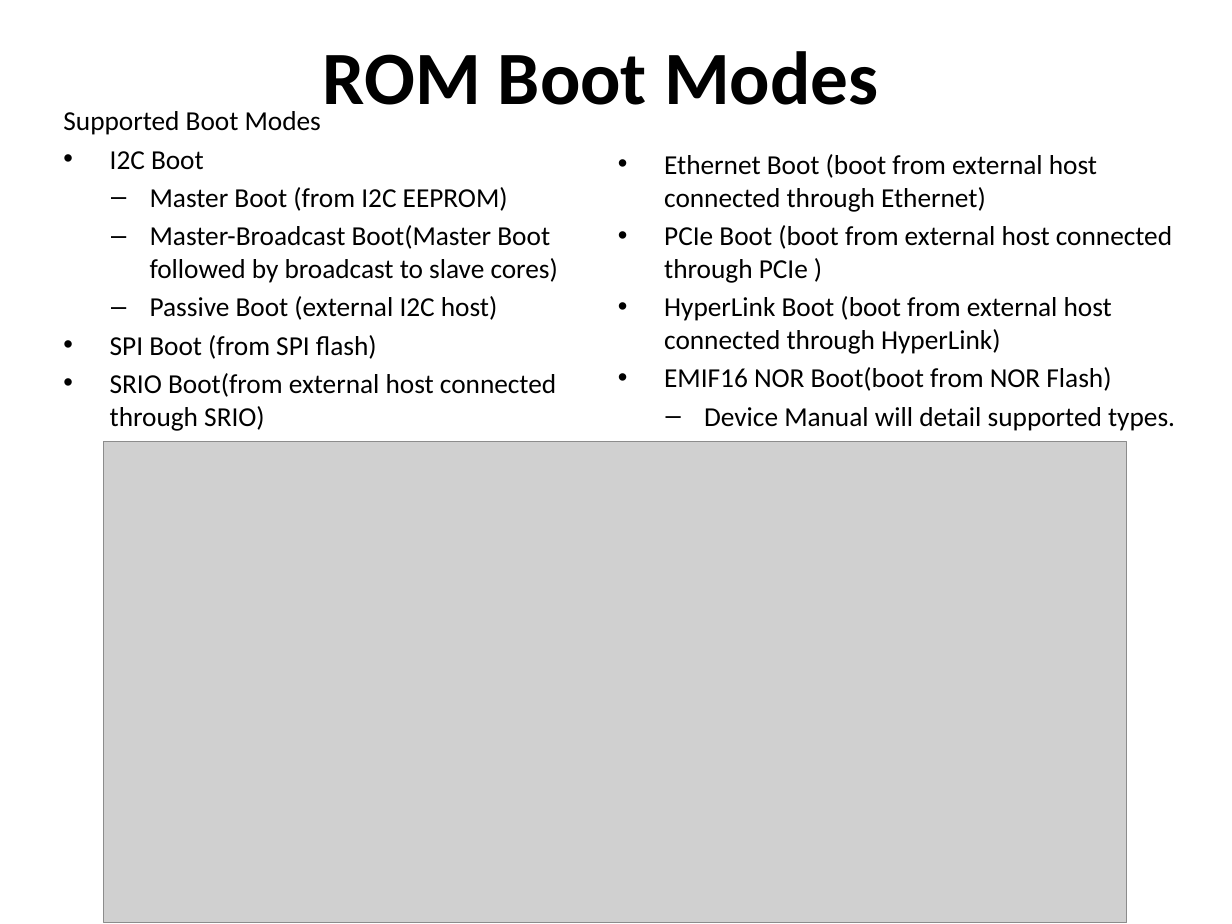
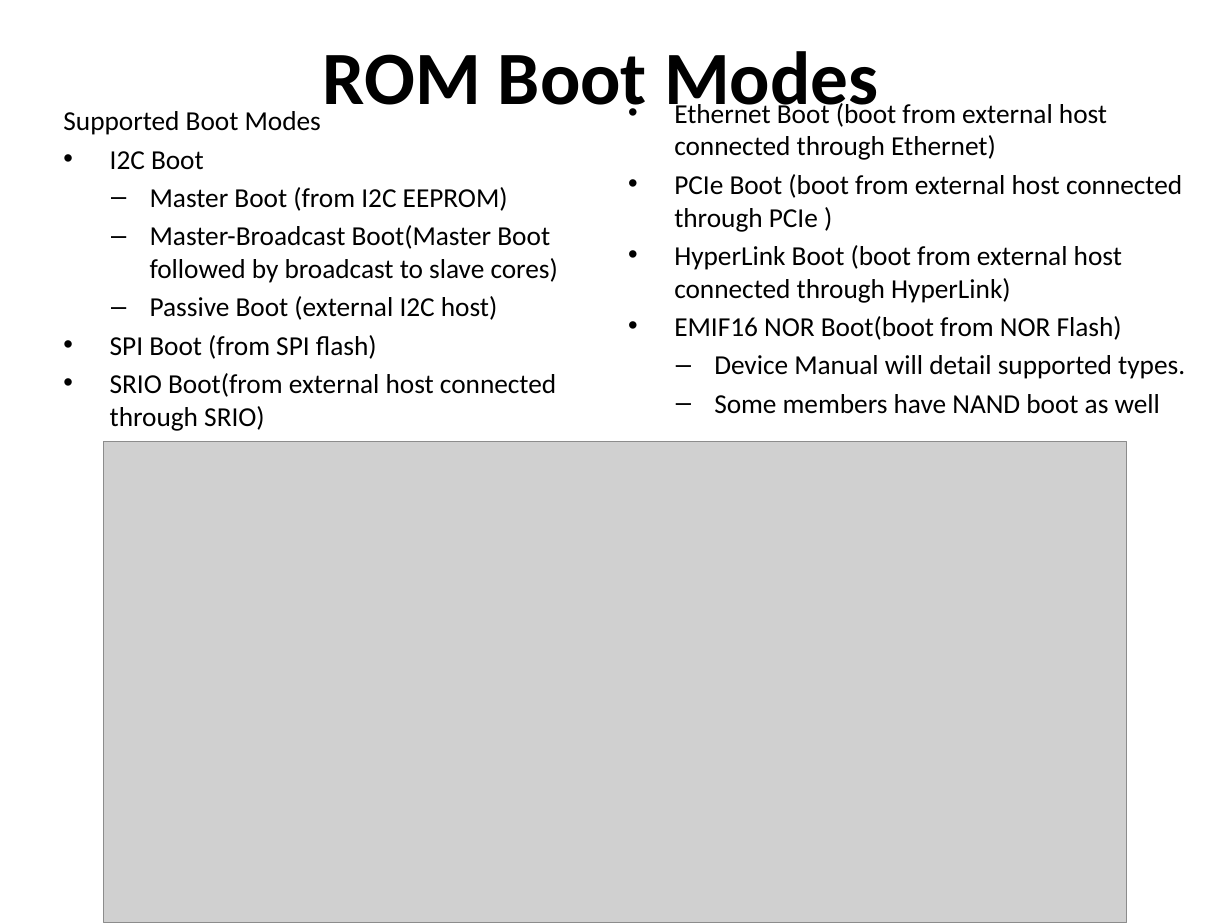
Before and after one commit to hari1989/keystone-workshop, a slide deck: slide 3 of slides/KeyStone Bootloader.pptx. Drawn at 1232x924 pixels with LibreOffice and Linux fonts; fonts in the diff are those of the drawing; grey boxes stand for pictures; background and template pictures are left out. Boxes give left, top, right and bottom in pixels: in the first picture for what was removed or moved away, otherwise in the second. Text is boxed around its words. In the diff, an @@ line names an element or a change of style, - is before the commit and + after.

```diff
--- a/slides/KeyStone Bootloader.pptx
+++ b/slides/KeyStone Bootloader.pptx
@@ text "Ethernet Boot (boot from external ..." moved from (x1=664, y1=154, x2=1175, y2=431) to (x1=674, y1=100, x2=1185, y2=414) @@
@@ text at (x1=714, y1=394, x2=1160, y2=414): paragraph added @@
+  – Some members have NAND boot as well
```
Also in this commit, not shown: 5 other slides changed, 2 other files.
